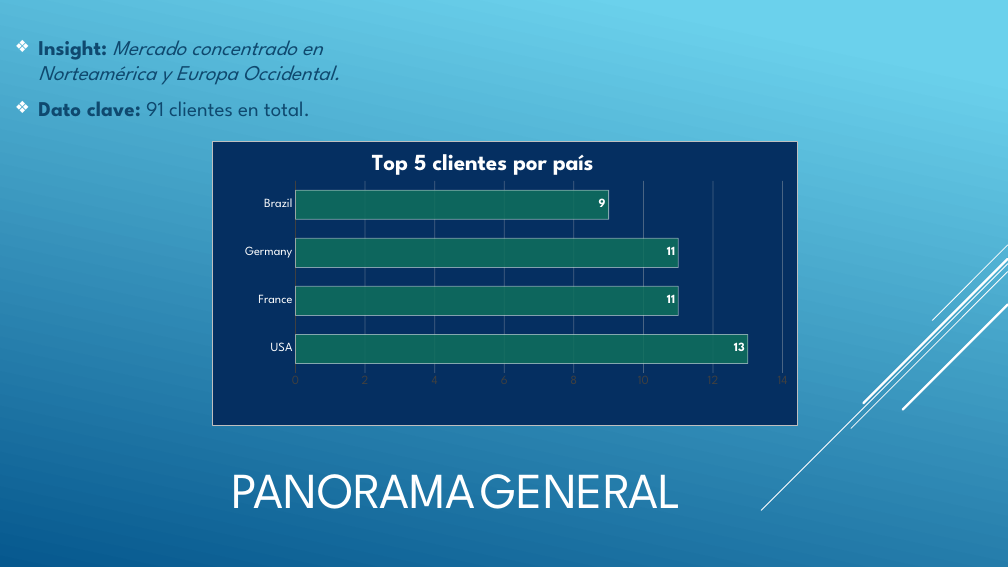
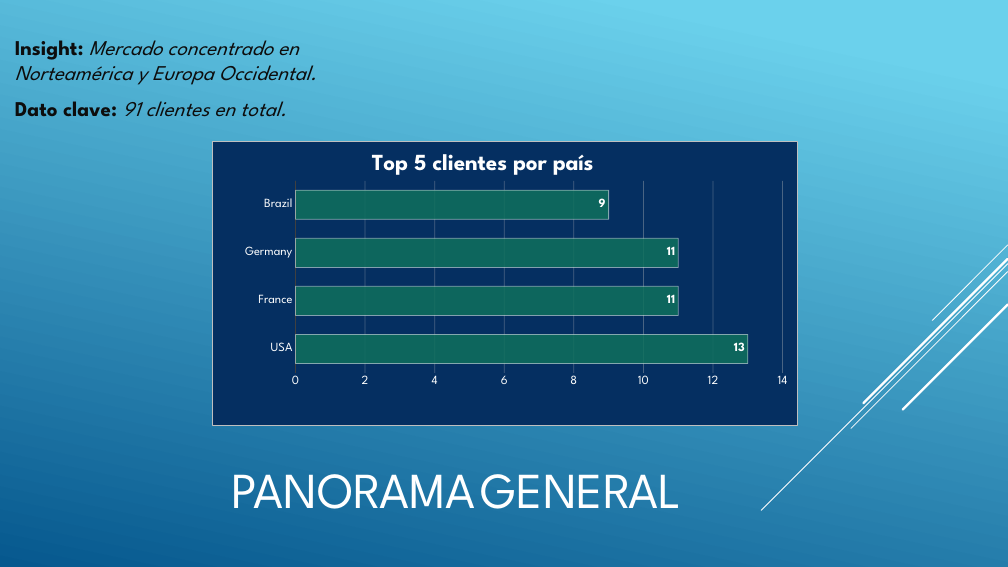
Before and after one commit to FedericoLami/NorthWind, a slide deck: slide 2 of Northwind traders.pptx. Drawn at 1008x567 pixels with LibreOffice and Linux fonts; fonts in the diff are those of the drawing. Boxes give left, top, right and bottom in pixels: in the first picture for what was removed or moved away, otherwise in the second. Text is boxed around its words. In the diff, an @@ line names an element or a change of style, - is before the commit and + after.

```diff
--- a/Northwind traders.pptx
+++ b/Northwind traders.pptx
@@ text "Insight: Mercado concentrado en Norteamérica ..." at [15, 40, 317, 117]: text colour #0F496F to #0D0D0D; italic on in "91 clientes en total."; bullet ❖ to none @@
@@ bar chart at [212, 141, 799, 426] @@
@@ value axis changed @@
```
Also in this commit, not shown: 2 other slides changed, 2 slides added.
